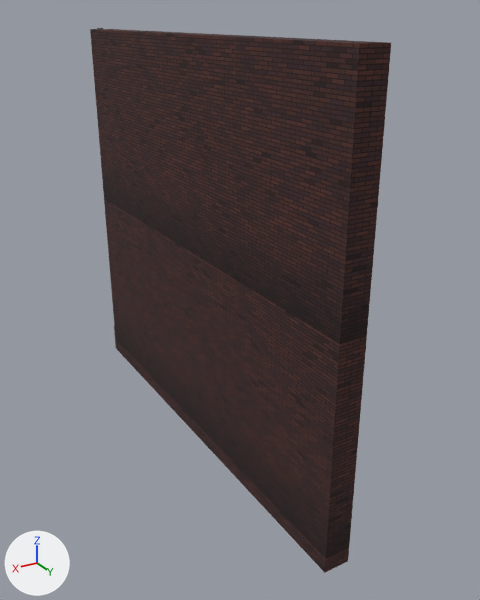
A saved change to the glTF model stages/street/wall.glb.
Before and after are seen from a camera (50 mm lens) standing at (6.08, 9.54, 8.32) and looking at (-0.29, -1.09, 3.01). The lights are fixed; the arrows at lower left show +X, +Y and +Z. The older version comes first. Vertices at exactly the same position are counted once.

Objects in the first picture: 'wall'.
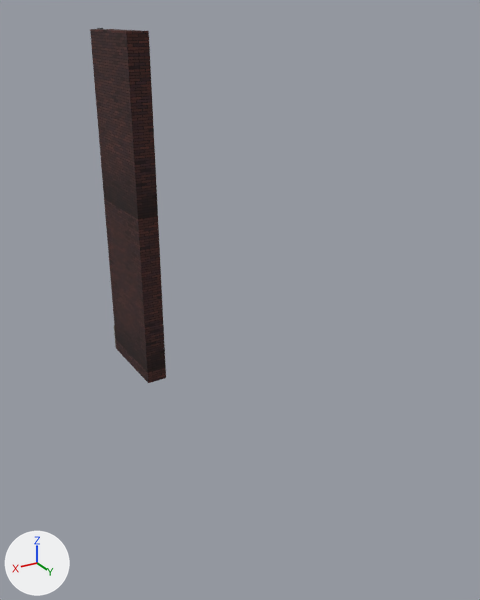
The newer file is also turned or shifted as a whole; pictures and numbers use the older file's frame.

What differs and where, as boxes [x1, y1, x2, y2] in the pictures (480 x 600 px; the box of a moved part takes in the faces that stretch with it):
'wall', reshaped (75% narrower, 35% shorter)
    before: [90, 28, 391, 573]
    after: [90, 28, 166, 383]
part 1 of me_wall, moved or reshaped
    before: [92, 29, 391, 573]
    after: [92, 29, 166, 383]

The change, as a diff of the scene's bpy script:
```diff
--- a/stages/street/wall.glb.py
+++ b/stages/street/wall.glb.py
@@ me_wall @@
 # used by ob_wall; location = (0.0, 0.0, 0.0)
 # before: 0 (0.0, 3.0, -0.3) at pixel (348, 561), 1 (0.5, 3.0, -0.3) at pixel (324, 572), 4 (0.0, 3.0, 8.0) at pixel (391, 42), 5 (0.5, 3.0, 8.0) at pixel (359, 43)
-me_wall.from_pydata(...)  # 169 vertices, 304 faces; spans x -0.03..0.5, y -6.67..3.0, z -0.3..8.02
+me_wall.from_pydata(...)  # 169 vertices, 304 faces; spans x -0.03..0.5, y -6.67..-4.3, z -0.3..8.02
+# me_wall part 1
+for i in [0, 1, 4, 5]: me_wall.vertices[i].co += Vector((0.0, -7.3, 0.0))
 me_wall.materials.append(mat_brick_pillar)
```
